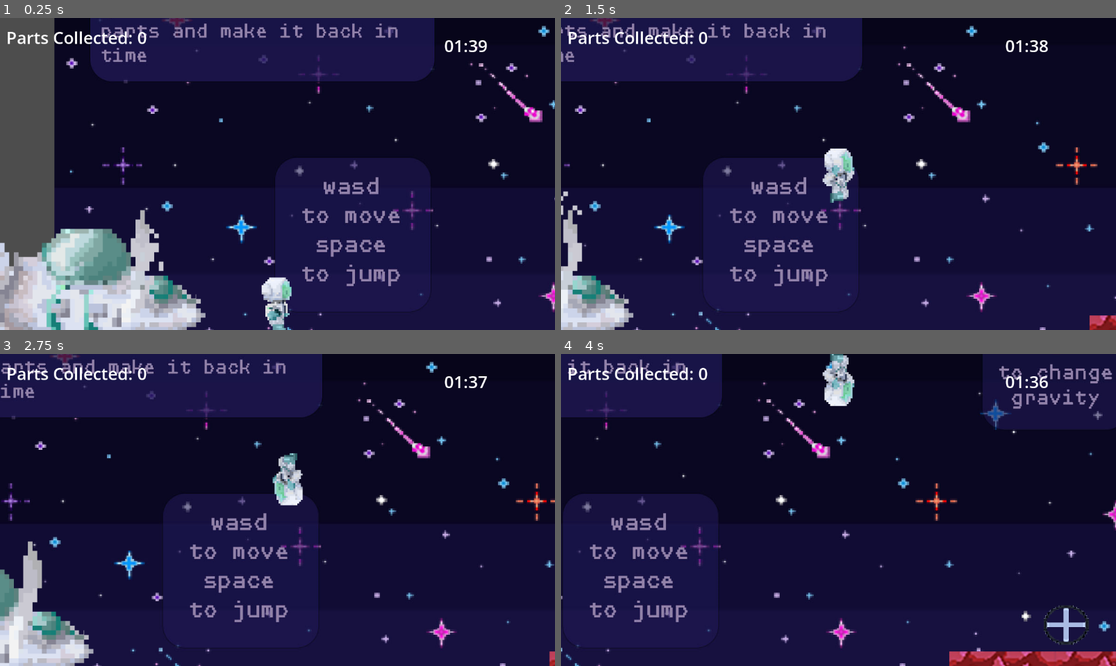
Above: before the commit, frames 1-4 (two rows, left to right).
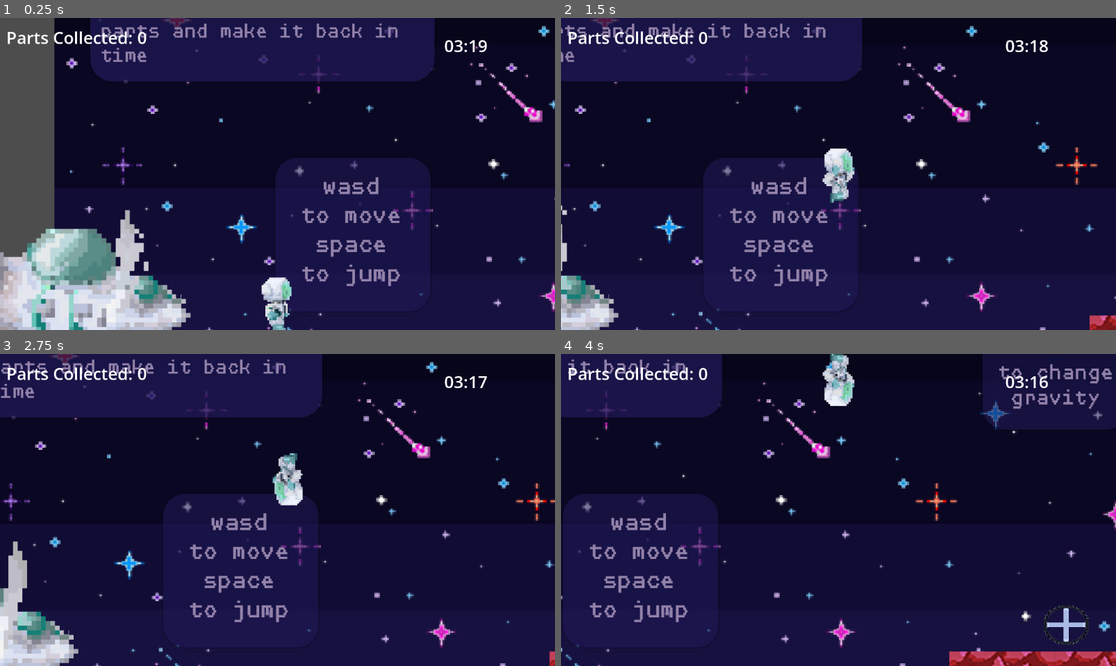
Above: after the commit, the same moments.

Repository: mustard221/GamesNow
Game: Godot game, scene res://Moving.tscn
Same seed, same stepped clock (60 frames per second), same inputs: the game is played once before the commit and once after it. This scene is started directly instead of the project's main scene.
Inputs:
- Up to frame 1 (0.25 s): no input
- Up to frame 2 (1.5 s): hold D (RIGHT) from 0.53 s (still down); tap Q (SWITCH) at 0.6, 1.35 s; tap Space (JUMP) at 0.77 s
- Up to frame 3 (2.75 s): tap Space (JUMP) at 1.52 s; release D (RIGHT) at 2.03 s; hold A (LEFT) from 2.03 s (still down); tap Q (SWITCH) at 2.1 s
- Up to frame 4 (4 s): release A (LEFT) at 2.78 s; hold D (RIGHT) from 2.78 s (still down); tap Q (SWITCH) at 2.85, 3.6 s; tap Space (JUMP) at 3.02, 3.77 s

The runs differ from the first frame. In frame 1, 7.3% of the frame differs, in the area x 0-86%, y 7-100%; in frame 2, 2.1%; in frame 3, 3.1%; in frame 4, less than 0.1%.

Commit message:
Win Screen added and whole thing done besides audio

Diff:
--- a/gamejammovementtest1/Moving.tscn
+++ b/gamejammovementtest1/Moving.tscn
@@ -10,6 +10,7 @@
 [ext_resource type="Script" path="res://Scripts/CameraScript.gd" id="4_yvm62"]
 [ext_resource type="Texture2D" uid="uid://gnj8rj7mkjn" path="res://Background/level5.jpg" id="5_uxat3"]
 [ext_resource type="Texture2D" uid="uid://c1bayyewxp1di" path="res://Jump/Jump2.png" id="5_wv05u"]
+[ext_resource type="Script" path="res://Scripts/SpaceShip.gd" id="6_lgtt2"]
 [ext_resource type="Texture2D" uid="uid://bucp0gtiyw2mk" path="res://Jump/Jump3.png" id="6_sr2nq"]
 [ext_resource type="Script" path="res://Scripts/timer.gd" id="6_umr42"]
 [ext_resource type="Texture2D" uid="uid://c3d3yrvkx2yl1" path="res://Jump/Jump4.png" id="7_1fhxm"]
@@ -80,6 +81,8 @@
 [ext_resource type="Texture2D" uid="uid://bbb4mouxajnvc" path="res://SpaceShip/SpaceshipCrashSmoke35.png" id="73_205ks"]
 [ext_resource type="Texture2D" uid="uid://cch1ab2hs8lxp" path="res://SpaceShip/SpaceshipCrashSmoke36.png" id="74_pfafg"]
 
+[sub_resource type="RectangleShape2D" id="RectangleShape2D_5jam1"]
+
 [sub_resource type="LabelSettings" id="LabelSettings_hdke3"]
 font_size = 35
 
@@ -200,6 +203,23 @@
 }]
 
 [sub_resource type="RectangleShape2D" id="RectangleShape2D_x4jf2"]
+
+[sub_resource type="GDScript" id="GDScript_xr7iy"]
+script/source = "extends CollisionShape2D
+
+
+# Called when the node enters the scene tree for the first time.
+func _ready() -> void:
+	pass # Replace with function body.
+
+
+# Called every frame. 'delta' is the elapsed time since the previous frame.
+func _process(delta: float) -> void:
+	pass
+"
+
+[sub_resource type="RectangleShape2D" id="RectangleShape2D_hb3ns"]
+size = Vector2(20, 91)
 
 [sub_resource type="CapsuleShape2D" id="CapsuleShape2D_451oq"]
 radius = 5.34188
@@ -560,6 +580,15 @@
 offset_bottom = 915.0
 texture = ExtResource("5_uxat3")
 
+[node name="WinZone" type="Area2D" parent="."]
+position = Vector2(-706, 692)
+scale = Vector2(8.2933, 4.14698)
+script = ExtResource("6_lgtt2")
+
+[node name="CollisionShape2D" type="CollisionShape2D" parent="WinZone"]
+scale = Vector2(1, 2.76937)
+shape = SubResource("RectangleShape2D_5jam1")
+
 [node name="Camera2D" type="Camera2D" parent="."]
 position = Vector2(419, 398)
 zoom = Vector2(0.97, 0.97)
@@ -570,7 +599,7 @@
 script = ExtResource("6_umr42")
 
 [node name="Timer" type="Timer" parent="Camera2D/HUD"]
-wait_time = 100.0
+wait_time = 200.0
 
 [node name="timer" type="Label" parent="Camera2D/HUD"]
 offset_left = 922.0
@@ -606,10 +635,20 @@
 position = Vector2(-856, 675)
 texture = ExtResource("38_7crqa")
 
-[node name="CollisionShape2D" type="CollisionShape2D" parent="Spaceship"]
-position = Vector2(-747, 662)
+[node name="ShipCollision" type="CollisionShape2D" parent="Spaceship"]
+unique_name_in_owner = true
+position = Vector2(-885, 662)
 scale = Vector2(15.2, 14.4)
 shape = SubResource("RectangleShape2D_x4jf2")
+script = SubResource("GDScript_xr7iy")
+
+[node name="Wall" type="StaticBody2D" parent="."]
+position = Vector2(-681, 647)
+
+[node name="CollisionShape2D" type="CollisionShape2D" parent="Wall"]
+position = Vector2(0, 35.5)
+scale = Vector2(8.44, 3.72)
+shape = SubResource("RectangleShape2D_hb3ns")
 
 [node name="Player" type="CharacterBody2D" parent="."]
 position = Vector2(-427, 732)
@@ -1133,6 +1172,7 @@
 scale = Vector2(5.09788, -1.06893)
 shape = SubResource("RectangleShape2D_a326d")
 
+[connection signal="body_entered" from="WinZone" to="WinZone" method="_on_body_entered"]
 [connection signal="body_entered" from="item1" to="Player" method="_on_item_1_body_entered"]
 [connection signal="body_entered" from="item1" to="item1" method="_on_body_entered"]
 [connection signal="body_entered" from="item2" to="Player" method="_on_item_2_body_entered"]
--- a/gamejammovementtest1/Scripts/Player.gd
+++ b/gamejammovementtest1/Scripts/Player.gd
@@ -32,7 +32,7 @@
 	var direction = Input.get_axis("LEFT", "RIGHT")
 	if direction:
 		if direction > 0:
-			print(velocity.y)
+			#print(velocity.y)
 			#print(velocity.x)
 			$AnimatedSprite2D.scale.x = 0.2
 		else:
@@ -82,8 +82,15 @@
 	collect = collect + 1
 	print(collect)
 	part_label.text = "Parts Collected: " + str(collect)
+	if collect == 5:
+		part_label.text = "Get Back To The Ship!!!"
+		get_parent().get_node("Wall").queue_free()
+
 
 func _on_item_1_body_entered(body: Node2D) -> void:
 	collect = collect + 1
 	print(collect)
 	part_label.text = "Parts Collected: " + str(collect)
+	if collect == 5:
+		part_label.text = "Get Back To The Ship!!!"
+		get_parent().get_node("Wall").queue_free()
--- a/gamejammovementtest1/Scripts/SpaceShip.gd
+++ b/gamejammovementtest1/Scripts/SpaceShip.gd
@@ -3,4 +3,4 @@
 
 func _on_body_entered(body: Node2D) -> void:
 	if body.name == "Player":
-		get_tree().change_scene_to_file("res://splashscreen.tscn")
+		get_tree().change_scene_to_file("res://WinScreen.tscn")
--- /dev/null
+++ b/gamejammovementtest1/WinScreen.gd
@@ -0,0 +1,19 @@
+extends Control
+
+
+# Called when the node enters the scene tree for the first time.
+func _ready() -> void:
+	pass # Replace with function body.
+
+
+# Called every frame. 'delta' is the elapsed time since the previous frame.
+func _process(delta: float) -> void:
+	pass
+
+
+func _on_play_again_pressed() -> void:
+	get_tree().change_scene_to_file("res://Moving.tscn")
+
+
+func _on_quit_pressed() -> void:
+	get_tree().quit()
--- /dev/null
+++ b/gamejammovementtest1/WinScreen.tscn
@@ -0,0 +1,49 @@
+[gd_scene load_steps=7 format=3 uid="uid://dnvc2q4tsm3u0"]
+
+[ext_resource type="Texture2D" uid="uid://tv6oupiltmeh" path="res://YouWinScreen.jpg" id="1_o3b80"]
+[ext_resource type="Script" path="res://WinScreen.gd" id="1_wudol"]
+[ext_resource type="Texture2D" uid="uid://w3gcxr76n47m" path="res://quit_button.png" id="3_4ckqc"]
+[ext_resource type="Texture2D" uid="uid://c4625kljjp6ae" path="res://play again.png" id="3_prk0s"]
+
+[sub_resource type="StyleBoxEmpty" id="StyleBoxEmpty_dpck1"]
+
+[sub_resource type="StyleBoxEmpty" id="StyleBoxEmpty_h5a1h"]
+
+[node name="Control" type="Control"]
+layout_mode = 3
+anchors_preset = 15
+anchor_right = 1.0
+anchor_bottom = 1.0
+grow_horizontal = 2
+grow_vertical = 2
+script = ExtResource("1_wudol")
+
+[node name="TextureRect" type="TextureRect" parent="."]
+layout_mode = 0
+offset_right = 1920.0
+offset_bottom = 1080.0
+texture = ExtResource("1_o3b80")
+
+[node name="PlayAgain" type="Button" parent="TextureRect"]
+layout_mode = 0
+offset_left = 772.0
+offset_top = 749.0
+offset_right = 1368.0
+offset_bottom = 955.0
+scale = Vector2(0.8, 0.8)
+theme_override_styles/normal = SubResource("StyleBoxEmpty_dpck1")
+text = "
+"
+icon = ExtResource("3_prk0s")
+
+[node name="Quit" type="Button" parent="TextureRect"]
+layout_mode = 0
+offset_left = 855.0
+offset_top = 881.0
+offset_right = 1056.0
+offset_bottom = 989.0
+theme_override_styles/normal = SubResource("StyleBoxEmpty_h5a1h")
+icon = ExtResource("3_4ckqc")
+
+[connection signal="pressed" from="TextureRect/PlayAgain" to="." method="_on_play_again_pressed"]
+[connection signal="pressed" from="TextureRect/Quit" to="." method="_on_quit_pressed"]
Not shown: 1 places in gamejammovementtest1/Moving.tscn that only renumber resources
Binary file added: gamejammovementtest1/YouWinScreen.jpg
Not shown, added: gamejammovementtest1/YouWinScreen.jpg.import
